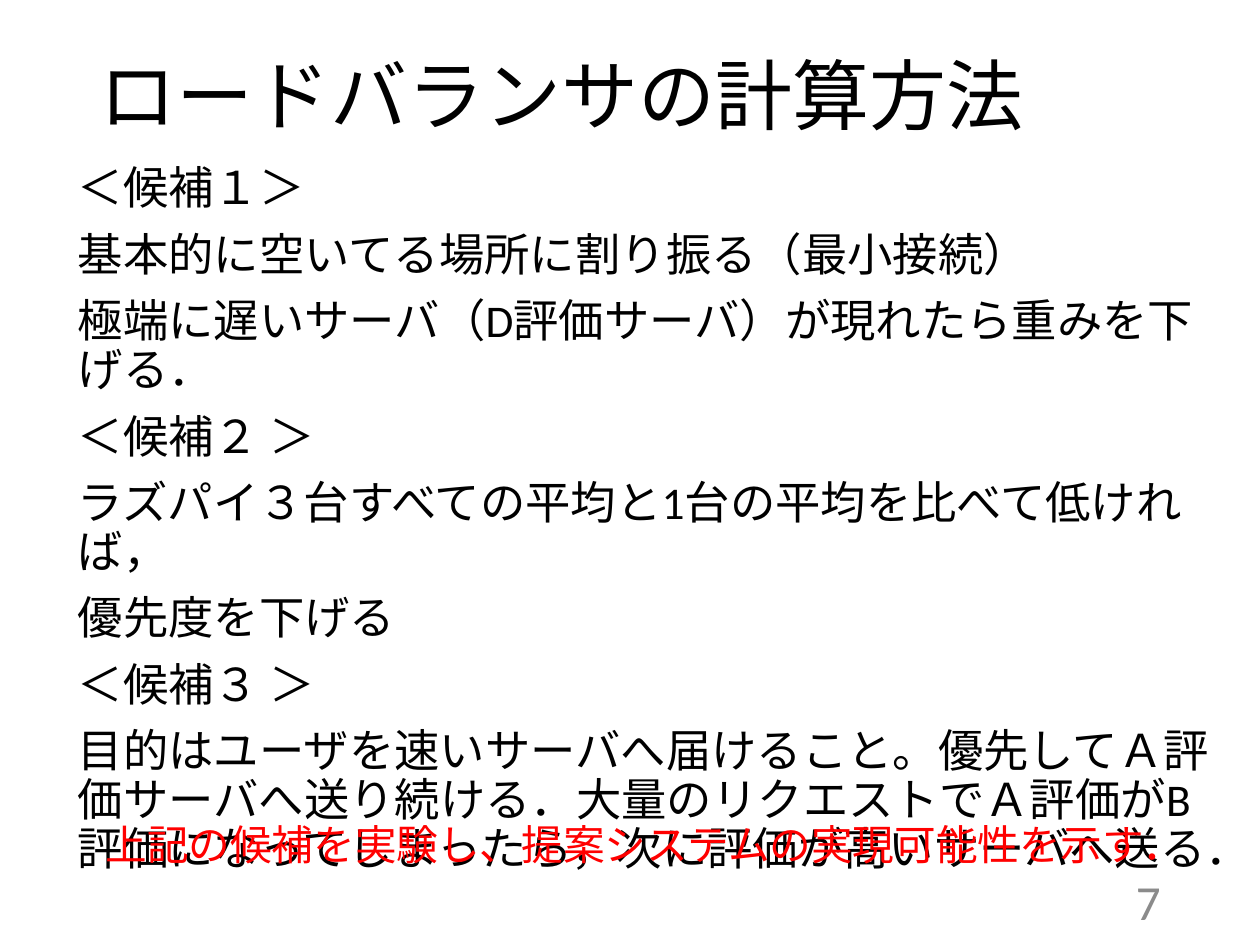
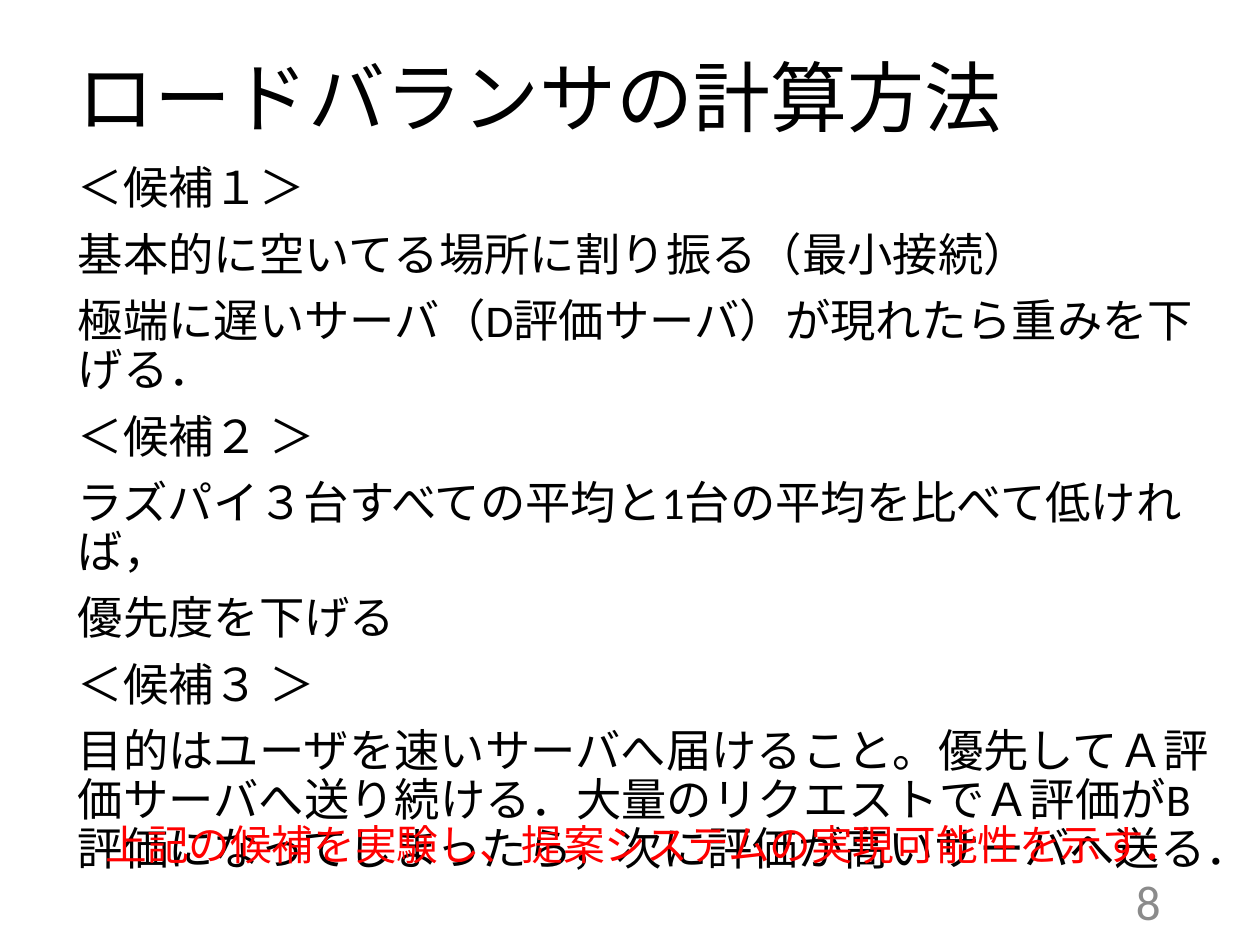
Before and after one commit to kait-takanolab/1821086_matsuo_thesis, a slide deck: slide 8 of 発表用/1821086_中間発表.pptx (slide 7 before the commit). Drawn at 1260x945 pixels with LibreOffice and Linux fonts; fonts in the diff are those of the drawing. Boxes give left, top, right and bottom in pixels: in the first picture for what was removed or moved away, otherwise in the second. Text is boxed around its words. In the diff, an @@ line names an element or a change of style, - is before the commit and + after.

```diff
--- a/発表用/1821086_中間発表.pptx
+++ b/発表用/1821086_中間発表.pptx
@@ title "ロードバランサの計算方法": place and size @@
-title "ロードバランサの計算方法" at [99,59,1023,131]
+title "ロードバランサの計算方法" at [78,61,1002,133]
@@ page number at [1136,886,1161,920]: text changed @@
-7
+8
```
Also in this commit, not shown: 1 other slide changed.
